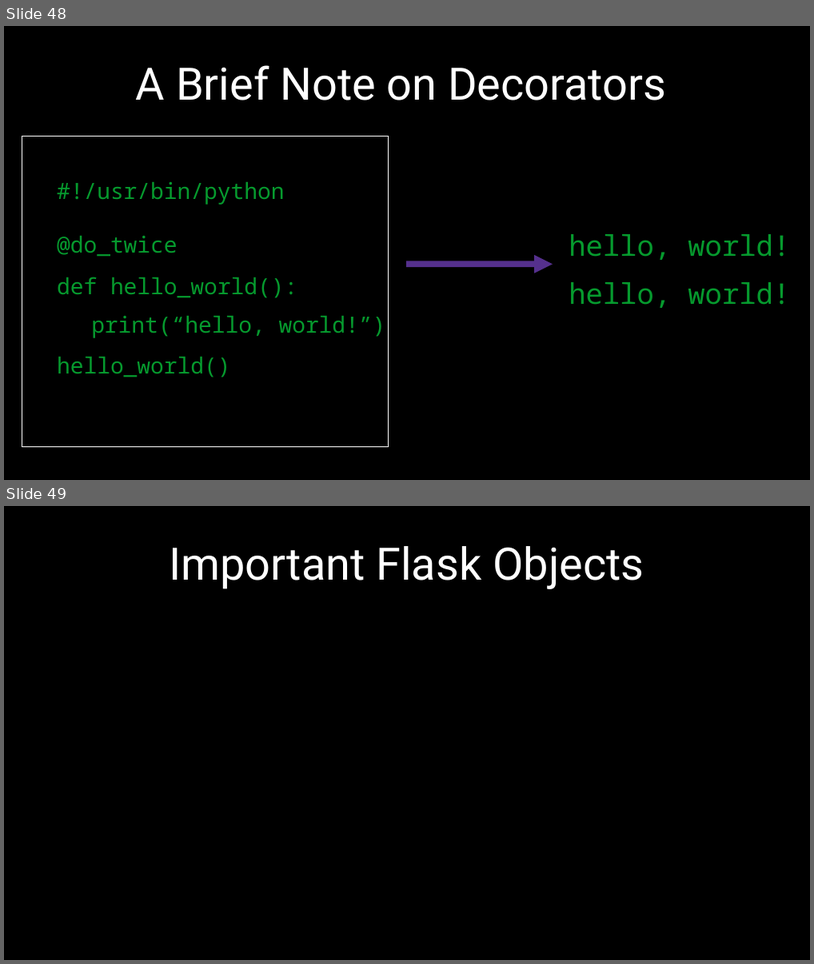
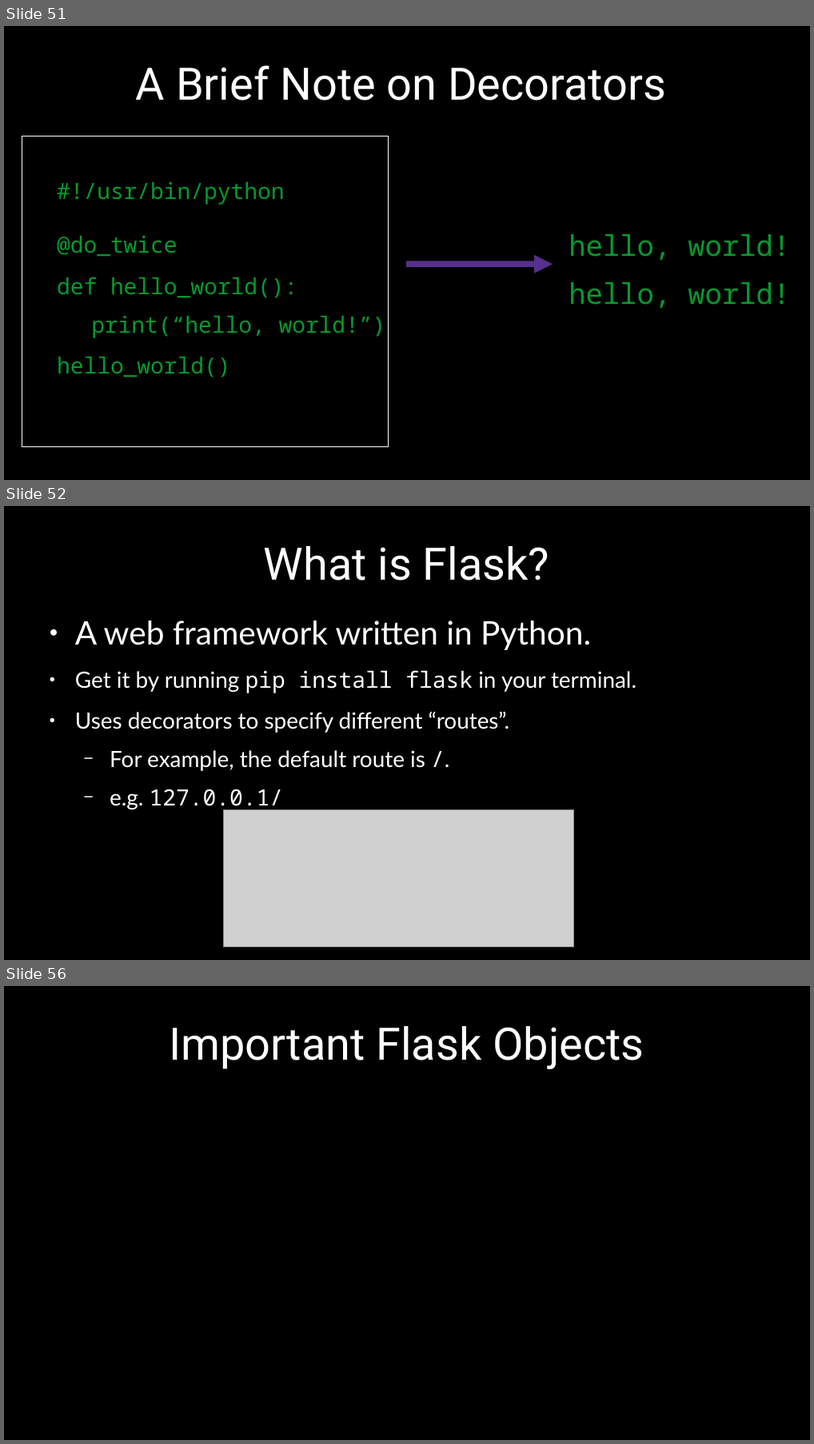
Before and after one commit to alexacallmebaka/htmlflasksql, a slide deck: slides/deck.odp. Shown one above the other, each under a label of ours: slides 48 and 49 before the commit, slides 51, 52 and 56 after it; the slides between them are not shown. The pictures are 814x964 and 814x1444 pixels, drawn with LibreOffice and Linux fonts; fonts in the diff are those of the drawing; grey boxes stand for pictures. Boxes give left, top, right and bottom in pixels: in the first picture for what was removed or moved away, otherwise in the second. Text is boxed around its words. In the diff, an @@ line names an element or a change of style, - is before the commit and + after.

```diff
--- a/slides/deck.odp
+++ b/slides/deck.odp
@@ slide 52 added at box(4, 506, 810, 960), background #000000 @@
@@ title added at box(264, 546, 550, 580), 44 pt, text #FFFFFF @@
+What is Flask?
@@ text added at box(75, 620, 637, 812), 22 pt, text #FFFFFF @@
+● A web framework written in Python.
+● Get it by running pip install flask in your terminal.
+● Uses decorators to specify different “routes”.
+  − For example, the default route is /.
+  − e.g. 127.0.0.1/
@@ picture added at box(223, 810, 574, 947) @@
@@ what was slide 48 is now slide 51 @@
@@ what was slide 49 is now slide 56 @@
```
Also in this commit, not shown: 6 other slides added.
